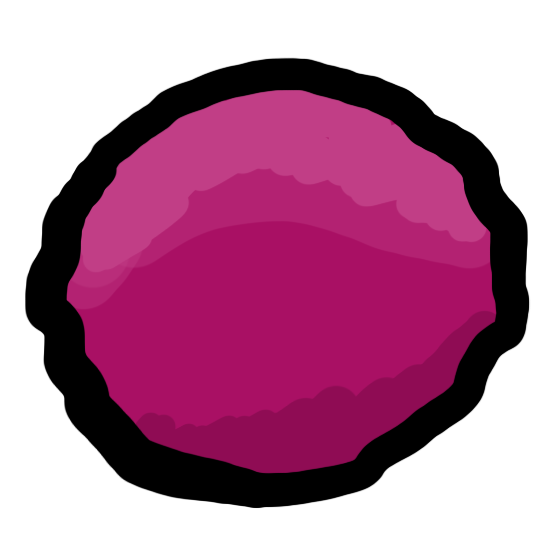
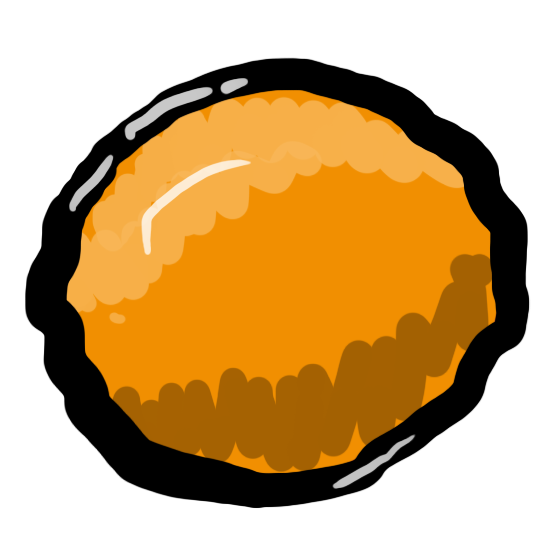
Layered file, before and after one edit (w=560, h=560). Changes by layer:
painted on "Layer 1" over [69,78,416,489]
painted on "Layer 2" over [66,80,497,483]
